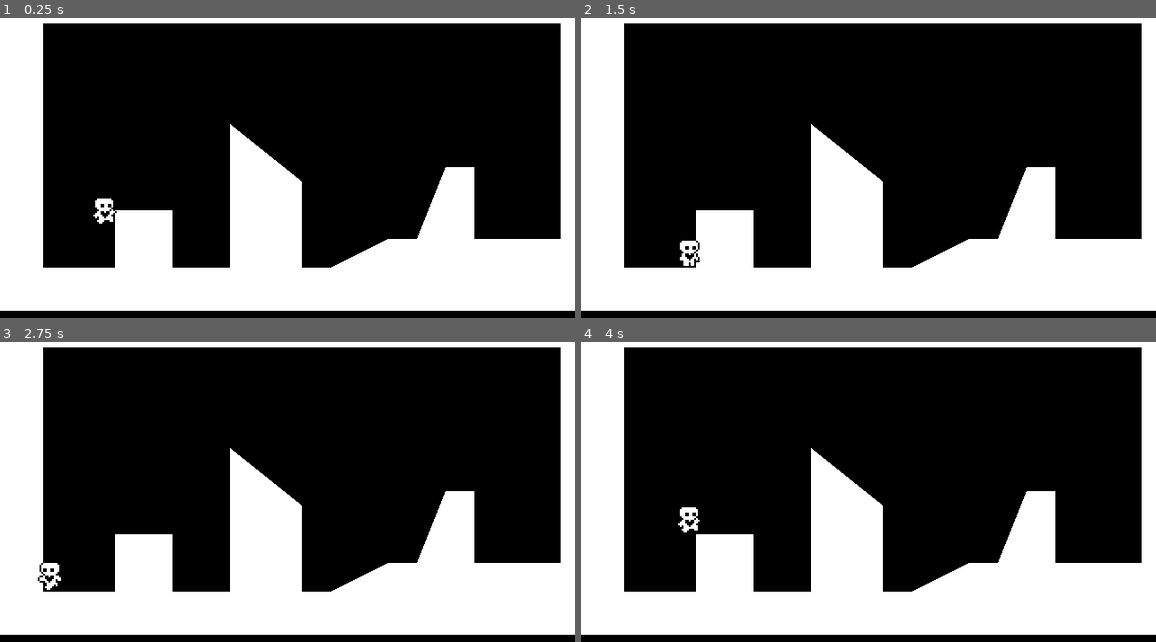
Above: before the commit, frames 1-4 (two rows, left to right).
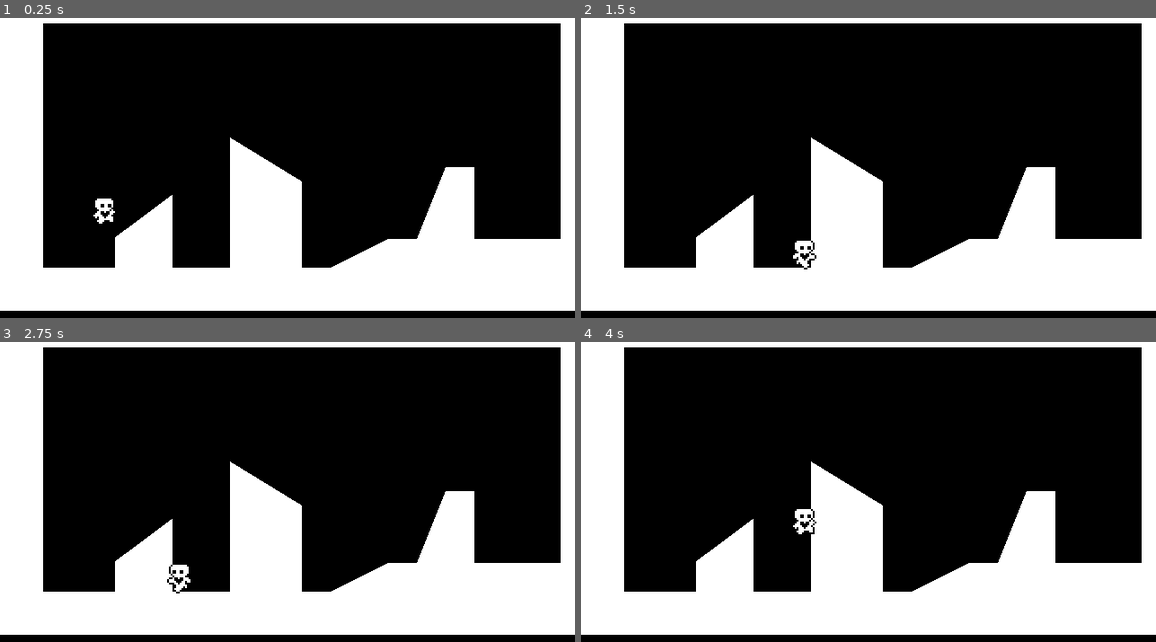
Above: after the commit, the same moments.

Repository: Jordla/HeartPlatformer-Godot-4-Tutorial
Game: Godot game, scene res://world.tscn
Same seed, same stepped clock (60 frames per second), same inputs: the game is played once before the commit and once after it.
Inputs:
- Up to frame 1 (0.25 s): no input
- Up to frame 2 (1.5 s): tap Enter (ui_accept) at 0.5, 0.77 s; hold Right (ui_right) from 0.53 s (still down)
- Up to frame 3 (2.75 s): tap Enter (ui_accept) at 1.52 s; release Right (ui_right) at 2.03 s; hold Left (ui_left) from 2.03 s (still down)
- Up to frame 4 (4 s): release Left (ui_left) at 2.78 s; hold Right (ui_right) from 2.78 s (still down); tap Enter (ui_accept) at 3.02, 3.77 s

The runs differ from the first frame. In frame 1, 0.7% of the frame differs, in the area x 20-53%, y 35-74%; in frame 2, 1.0%; in frame 3, 1.0%, in the area x 6-53%, y 35-84%; in frame 4, 1.0%.

Commit message:
Add coyote jump feature

Diff:
--- a/player.gd
+++ b/player.gd
@@ -8,8 +8,9 @@
 
 # Get the gravity from the project settings to be synced with RigidBody nodes.
 var gravity = ProjectSettings.get_setting("physics/2d/default_gravity")
+
 @onready var animated_sprite_2d = $AnimatedSprite2D
-
+@onready var coyote_jump_timer = $CoyoteJumpTimer
 
 func _physics_process(delta): # Ran everysingle physics frame (60 ticks per second, therefore called 60 times a second) - Delta: Time between each frame
 	apply_gravity(delta) # try commenting out gravity function to see what happens
@@ -21,33 +22,40 @@
 	apply_friction(input_axis, delta)
 	update_animation(input_axis)
 
+	var was_on_floor = is_on_floor() # Check if player was on floor before moving
+
 
 	# print(delta) - checking what delta doe
 	move_and_slide()
 
+	var just_left_ledge = was_on_floor and not is_on_floor() and velocity.y >= 0 # Before moving: on floor?, After moving: in air/! on_floor, Is player in falling state?
+	if just_left_ledge:
+		coyote_jump_timer.start()
 
-func apply_gravity(delta):
+
+
+func apply_gravity(delta : float):
 	# Add the gravity.
 	if not is_on_floor():
 		velocity.y += gravity * delta # Apply fraction of gravity per tick, delta > 1, then velocity.y is increased to catchup on time gap
 
 func handle_jump():
-	if is_on_floor():
+	if is_on_floor() or coyote_jump_timer.time_left > 0.0: # Checks if on floor or coyote jump window is still open, then allow player to jump
 		if Input.is_action_just_pressed("ui_accept"): # Removing is_on_floor() enables endless jumping/flying
 			velocity.y = JUMP_VELOCITY # Jump veloicty applied imm but
-	else: # In the air
+	if not is_on_floor(): # In the air
 		if Input.is_action_just_released("ui_accept") and velocity.y < JUMP_VELOCITY / 2: # Check if not falling and SMALLER than (-200.0), JUMP_VELOCITY - Certain time window to release spacebar for short jump
 			velocity.y = JUMP_VELOCITY / 2 # Short press on spacebar causes a smaller jump
 
-func apply_friction(input_axis, delta):
+func apply_friction(input_axis : float, delta : float):
 	if input_axis == 0:
 		velocity.x = move_toward(velocity.x, 0, FRICTION * delta)
 
-func handle_acceleration(input_axis, delta):
+func handle_acceleration(input_axis : float, delta : float):
 	if input_axis != 0:
 		velocity.x = move_toward(velocity.x, SPEED * input_axis, ACCELERATION * delta)
 
-func update_animation(input_axis):
+func update_animation(input_axis : float):
 	if input_axis != 0:
 		animated_sprite_2d.flip_h = (input_axis < 0)
 		animated_sprite_2d.play("run")
--- a/player.tscn
+++ b/player.tscn
@@ -93,3 +93,7 @@
 [node name="CollisionShape2D" type="CollisionShape2D" parent="."]
 position = Vector2(0, -8)
 shape = SubResource("RectangleShape2D_yhsfp")
+
+[node name="CoyoteJumpTimer" type="Timer" parent="."]
+wait_time = 0.2
+one_shot = true
--- a/world.tscn
+++ b/world.tscn
@@ -10,7 +10,8 @@
 
 [node name="CollisionPolygon2D" type="CollisionPolygon2D" parent="StaticBody2D"]
 position = Vector2(-1, 1)
-polygon = PackedVector2Array(1, -1, 25, -1, 25, 151, 65, 151, 65, 119, 97, 119, 97, 151, 129, 151, 129, 71, 169, 103, 169, 151, 185, 151, 217, 135, 233, 135, 249, 95, 265, 95, 265, 135, 313, 135, 313, 15, 25, 15, 25, -1, 321, -1, 321, 175, 1, 175)
+scale = Vector2(1, 1.0063)
+polygon = PackedVector2Array(1, -1, 25, -1, 25, 151, 65, 151, 65, 134.155, 97, 110.305, 97, 151, 129, 151, 129, 78.5054, 169, 103, 169, 151, 185, 151, 217, 135, 233, 135, 249, 95, 265, 95, 265, 135, 313, 135, 313, 15, 25, 15, 25, -1, 321, -1, 321, 175, 1, 175)
 
 [node name="Polygon2D" type="Polygon2D" parent="StaticBody2D"]
 position = Vector2(-1, 1)
